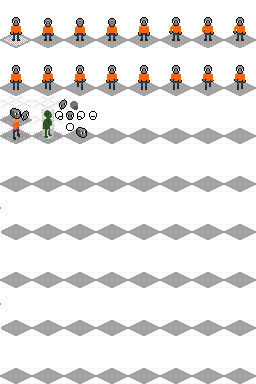
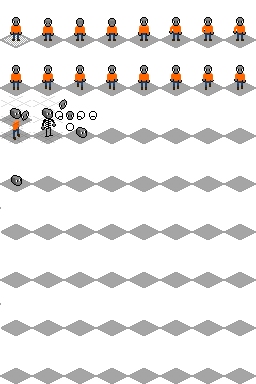
Comparing the layer stacks of the two (256, 384) images. Changes:
hid "Ebene #1" over [left=43, top=101, right=78, bottom=138]
painted on "Ebene #2" over [left=11, top=108, right=53, bottom=186]
added layer "Ebene" above "Cone" over [left=41, top=118, right=56, bottom=137]
hid "Cone" over [left=42, top=108, right=54, bottom=139]
